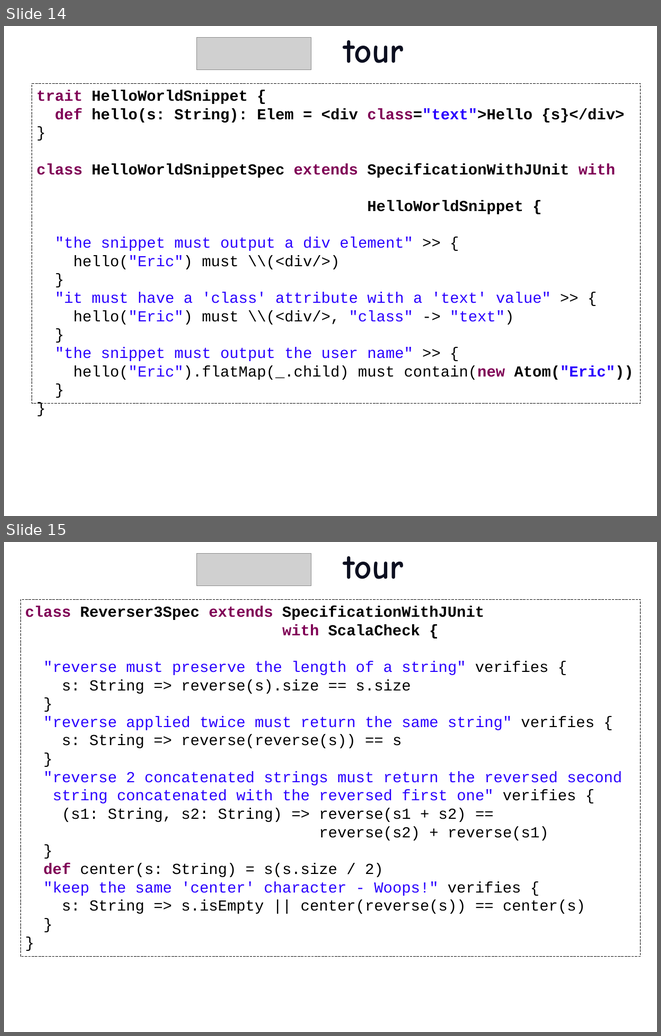
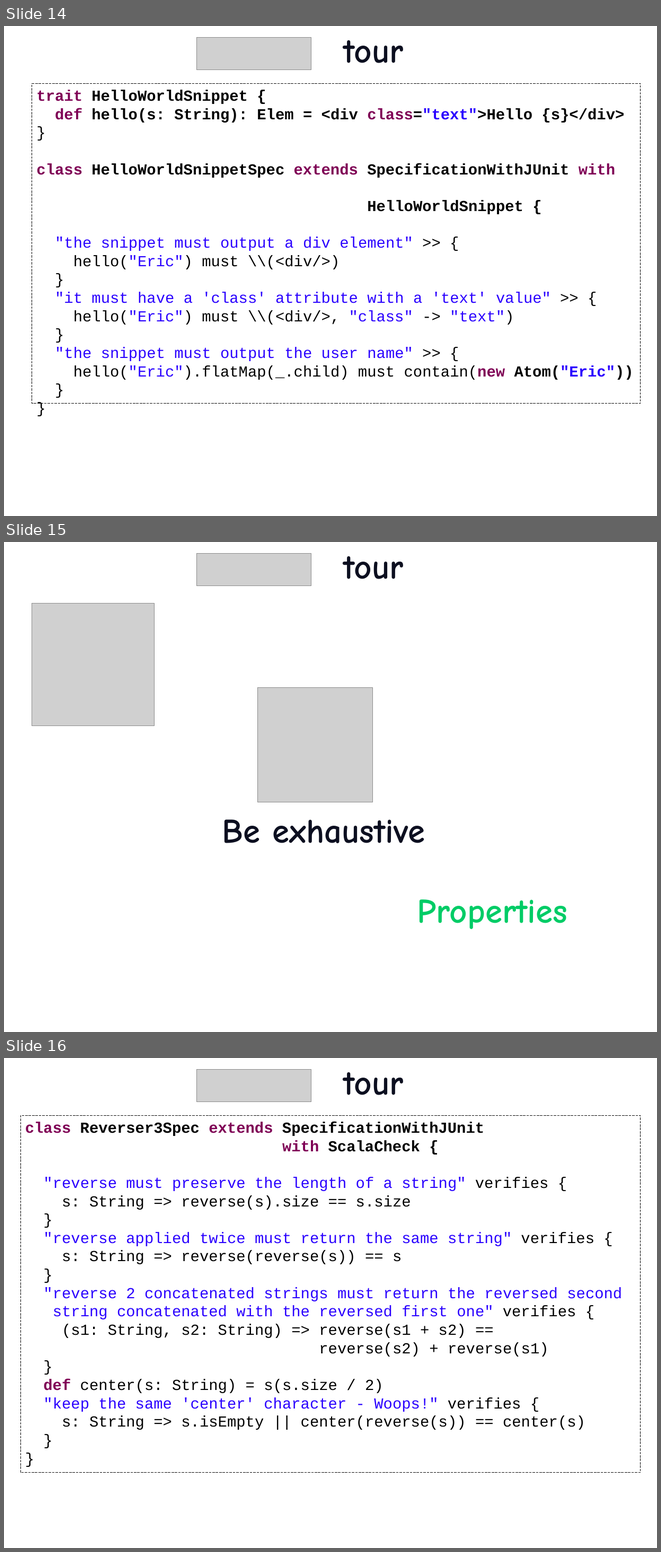
Before and after one commit to etorreborre/oscon-2010, a slide deck: src/main/resources/oscon_2010_specs.pptx. Shown one above the other, each under a label of ours: slides 14 and 15 before the commit, slides 14, 15 and 16 after it. The pictures are 661x1036 and 661x1552 pixels, drawn with LibreOffice and Linux fonts; fonts in the diff are those of the drawing; grey boxes stand for pictures; background and template pictures are left out. Boxes give left, top, right and bottom in pixels: in the first picture for what was removed or moved away, otherwise in the second. Text is boxed around its words. In the diff, an @@ line names an element or a change of style, - is before the commit and + after.

```diff
--- a/src/main/resources/oscon_2010_specs.pptx
+++ b/src/main/resources/oscon_2010_specs.pptx
@@ slide 15 added at box(4, 542, 657, 1032), background picture (left out) @@
@@ picture added at box(196, 554, 311, 585) @@
@@ title added at box(344, 556, 404, 579), 54 pt, text #0C0F20, bold @@
+tour
@@ picture added at box(32, 603, 155, 726) @@
@@ picture added at box(258, 688, 373, 802) @@
@@ text added at box(222, 819, 425, 843), 54 pt, text #0C0F20, bold @@
+Be exhaustive
@@ text added at box(417, 899, 567, 929), 54 pt, text #00CC66, bold @@
+Properties
@@ what was slide 15 is now slide 16 @@
```
Also in this commit, not shown: 2 slides changed, 4 other slides added, 1 slide removed, 3 other files.
